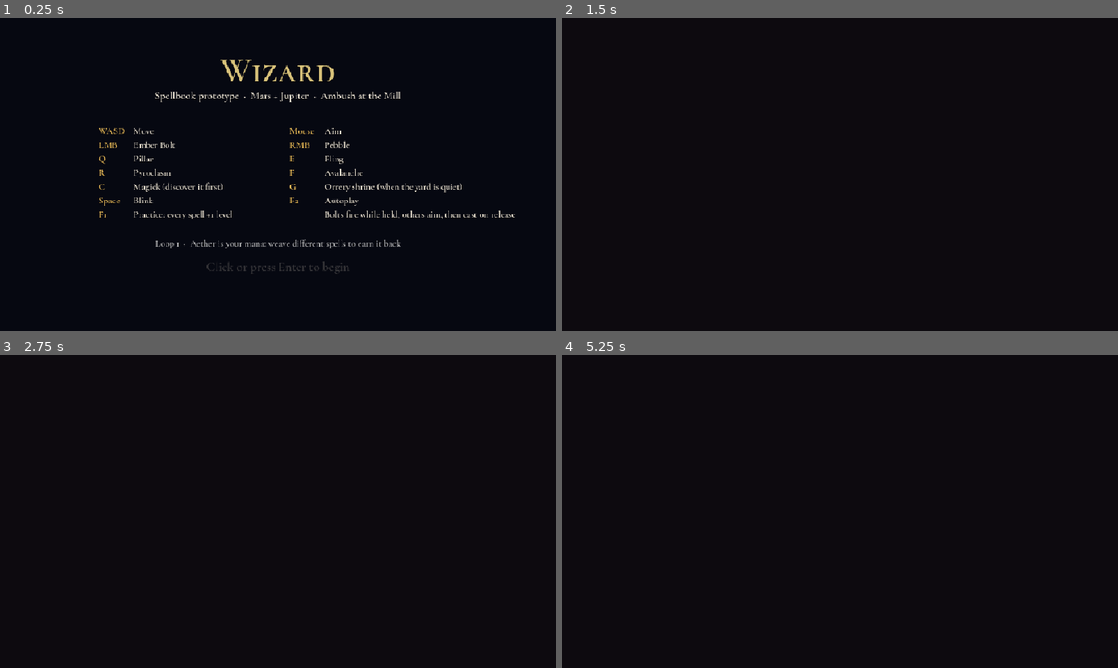
Above: before the commit, frames 1-4 (two rows, left to right).
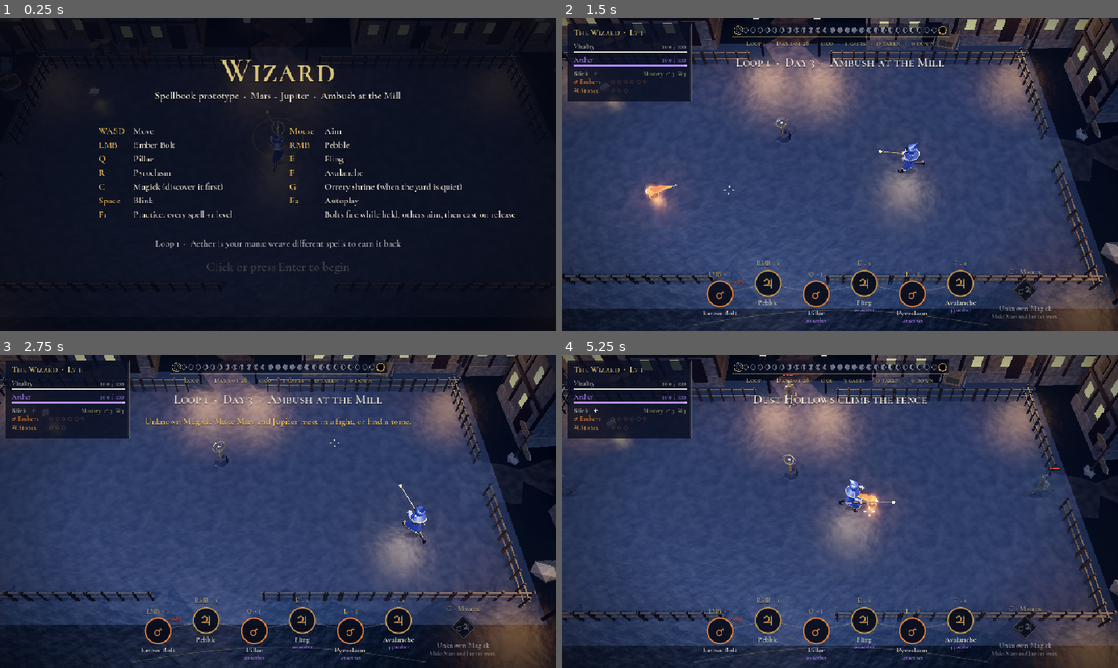
Above: after the commit, the same moments.

Repository: yhyuen/wizard
Game: Godot game, scene res://scenes/main.tscn
Two runs of this game, one before a commit and one after it. Both use one fixed random seed, a clock stepped at 60 frames per second and the inputs below.
Inputs (mouse positions are in pixels of both pictures, inside the frame that each line leads up to):
- Up to frame 1 (0.25 s): no input
- Up to frame 2 (1.5 s): tap Enter (confirm) at 0.5, 1.35 s; hold D (move_right) 0.53-1.28 s; tap Space (blink) at 0.6 s; click (840, 174) at 0.67 s; move the mouse to (728, 190) at 1.27 s; hold S (move_down) from 1.28 s (still down)
- Up to frame 3 (2.75 s): move the mouse to (333, 442) at 2.02 s; release S (move_down) at 2.03 s; hold D (move_right) from 2.03 s (still down); tap C (magick) at 2.1 s
- Up to frame 4 (5.25 s): move the mouse to (812, 574) at 2.77 s; release D (move_right) at 2.78 s; hold W (move_up) 2.78-3.53 s; tap one key every 0.75 s from 2.85 s: 1 (pick1) 2 (pick2) 3 (pick3) 4 (pick4); click (812, 574) at 2.92 s; move the mouse to (1006, 558) at 3.52 s; hold A (move_left) 3.53-5.03 s; move the mouse to (673, 464) at 4.27 s; move the mouse to (867, 511) at 5.02 s; hold S (move_down) from 5.03 s (still down); click (867, 511) at 5.17 s

The runs differ from the first frame. In frame 1, 2.7% of the frame differs, in the area x 6-98%, y 0-89%; in frame 2, 87%; in frame 3, 86%; in frame 4, 87%, in the area x 0-100%, y 0-100%.
Error before the commit: Parse Error: Could not preload resource script "res://scripts/view/spells3d.gd". (res://scripts/view/view3d.gd:12)

Commit message:
Fix a variable clash in spells3d.gd from the glow rename
Co-Authored-By: Claude Opus 5.5 (1M context) <noreply@anthropic.com>
Claude-Session: https://claude.ai/code/session_01VmrQ2VYZZuJ7BLaVqtbHVB

Diff:
--- a/scripts/view/spells3d.gd
+++ b/scripts/view/spells3d.gd
@@ -272,11 +272,11 @@
 
 func sync(_delta: float) -> void:
 	_used.clear()
-	var lit: float = view.spell_k()
+	var glow_k: float = view.spell_k()
 	_stones()
-	_projs(lit)
-	_zones(lit)
-	_fx(lit)
+	_projs(glow_k)
+	_zones(glow_k)
+	_fx(glow_k)
 	for kind in _pools:
 		var pool: Array = _pools[kind]
 		for i in range(_used.get(kind, 0), pool.size()):
@@ -299,8 +299,8 @@
 	return view.to_world(p, h)
 
 
-func _glow(lit: float, dim := 0.9, full := 1.8) -> float:
-	return lerpf(dim, full, lit)
+func _glow(glow_k: float, dim := 0.9, full := 1.8) -> float:
+	return lerpf(dim, full, glow_k)
 
 
 func _stones() -> void:
@@ -332,7 +332,7 @@
 const SHOT_BASE := {"rock": 0.17, "fireball": 0.17, "gem": 0.12}
 
 
-func _projs(lit: float) -> void:
+func _projs(glow_k: float) -> void:
 	for p in arena.projs:
 		if p.get("ghost", false):
 			continue
@@ -358,7 +358,7 @@
 				tail.rotation.z = p["t"] * 9.0
 				tail.scale = Vector3(1.0, 1.0, 1.1 + 0.3 * sin(p["t"] * 31.0))
 				# kept low enough that the shell stays orange instead of blowing out to white
-				var gl := _glow(lit, 0.45, 0.8)
+				var gl := _glow(glow_k, 0.45, 0.8)
 				paint(fb.get_node("Core"), PixelArt.FIRE_HOT, gl * 2.0)
 				paint(fb.get_node("Shell"), PixelArt.FIRE, gl)
 				for k in tail.get_child_count():
@@ -383,13 +383,13 @@
 				g.look_at(at + dir, Vector3.UP)
 				g.rotate_object_local(Vector3.FORWARD, p["t"] * 14.0)
 				g.scale = Vector3.ONE * size
-				paint(g, col, _glow(lit, 1.0, 2.0))
+				paint(g, col, _glow(glow_k, 1.0, 2.0))
 				for k in 2:
 					var sh := take("shard")
 					sh.position = at - dir * (0.25 + 0.22 * k) * size + Vector3(0, 0.05 * sin(p["t"] * 20.0 + k), 0)
 					sh.scale = Vector3.ONE * size * (0.8 - 0.25 * k)
 					sh.rotation = Vector3(p["t"] * 11.0 + k, p["t"] * 7.0, 0)
-					paint(sh, PixelArt.FIRE_HOT if fire else col.lightened(0.3), _glow(lit, 1.0, 2.0))
+					paint(sh, PixelArt.FIRE_HOT if fire else col.lightened(0.3), _glow(glow_k, 1.0, 2.0))
 				halo(at, col, minf(0.55 * size, 1.3), 1.3)
 				if fire:
 					view.want_light(at, PixelArt.FIRE, 1.6, 3.5)
@@ -397,7 +397,7 @@
 					view.want_light(at, col, 1.0, 2.5)
 
 
-func _zones(lit: float) -> void:
+func _zones(glow_k: float) -> void:
 	for z in arena.zones:
 		var t: float = z["t"]
 		match z["kind"]:
@@ -417,7 +417,7 @@
 				var r: float = float(z["r"]) * view.S / 1.1
 				c.position = _w(z["pos"], -1.0 + up)
 				c.scale = Vector3(r, 1.0, r)
-				paint(c.get_node("Core"), PixelArt.FIRE.lerp(PixelArt.FIRE_HOT, 1.0 - k), _glow(lit, 1.2, 2.4))
+				paint(c.get_node("Core"), PixelArt.FIRE.lerp(PixelArt.FIRE_HOT, 1.0 - k), _glow(glow_k, 1.2, 2.4))
 				halo(_w(z["pos"], 0.6), PixelArt.FIRE, r * 2.6 * up, 1.2 * (1.0 - k))
 				view.want_light(_w(z["pos"], 1.0), PixelArt.FIRE, 3.0 * (1.0 - k), 5.0)
 			"meteor":
@@ -425,7 +425,7 @@
 				var b := take("boulder")
 				b.position = _w(z["pos"] + Vector2(-20, 0) * (1.0 - k), 0.3 + 7.0 * (1.0 - k))
 				b.rotation = Vector3(t * 4.0, t * 3.0, 0)
-				paint(b, PixelArt.EARTH.lerp(PixelArt.FIRE, 0.5), _glow(lit, 0.6, 1.2))
+				paint(b, PixelArt.EARTH.lerp(PixelArt.FIRE, 0.5), _glow(glow_k, 0.6, 1.2))
 				var tail := take("shard")
 				tail.position = b.position + Vector3(0.4, 0.8, 0)
 				tail.scale = Vector3.ONE * 2.5
@@ -488,8 +488,8 @@
 	return x - floorf(x)
 
 
-func _fx(lit: float) -> void:
-	var g := _glow(lit, 1.2, 2.4)
+func _fx(glow_k: float) -> void:
+	var g := _glow(glow_k, 1.2, 2.4)
 	for f in arena.fxs:
 		var k: float = f["t"] / f["life"]
 		var left := 1.0 - k
